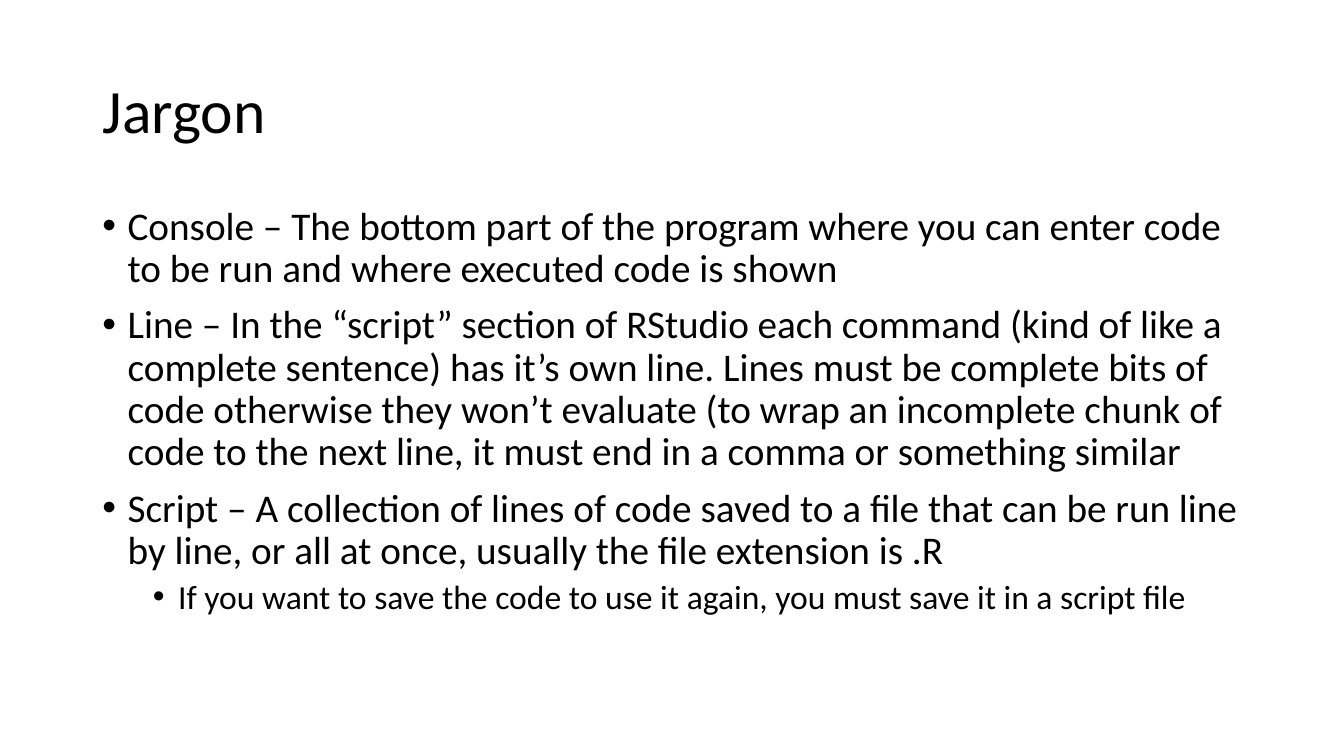
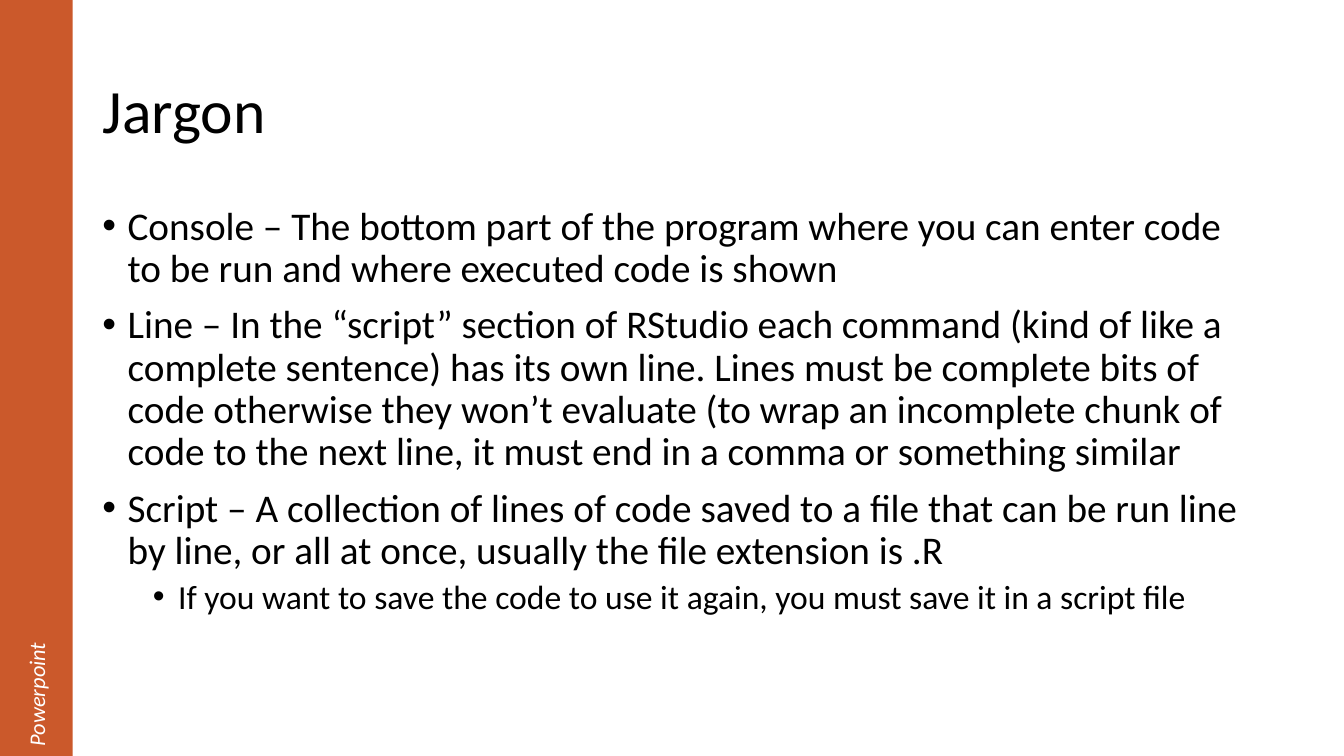
Before and after one commit to justinpriest/R_Intro_ADFG, a slide deck: slide 12 of The Basics of R.pptx (slide 9 before the commit). Drawn at 1344x756 pixels with LibreOffice and Linux fonts; fonts in the diff are those of the drawing. Boxes give left, top, right and bottom in pixels: in the first picture for what was removed or moved away, otherwise in the second. Text is boxed around its words. In the diff, an @@ line names an element or a change of style, - is before the commit and + after.

Commit message:
First overhaul of Script1 Edited the powerpoint

```diff
--- a/The Basics of R.pptx
+++ b/The Basics of R.pptx
@@ rectangle added at box(0, 0, 73, 756), fill #CB592B, 16 pt, text #FFFFFF, italic @@
+Powerpoint
@@ text at box(128, 309, 1222, 472): text changed @@
-• Line – In the “script” section of RStudio each command (kind of like a complete sentence) has it’s own line. Lines must be complete bits of code otherwise they won’t evaluate (to wrap an incomplete chunk of code to the next line, it must end in a comma or something similar
+• Line – In the “script” section of RStudio each command (kind of like a complete sentence) has its own line. Lines must be complete bits of code otherwise they won’t evaluate (to wrap an incomplete chunk of code to the next line, it must end in a comma or something similar
```
Also in this commit, not shown: 31 other slides changed, 8 slides added, 1 other file.
